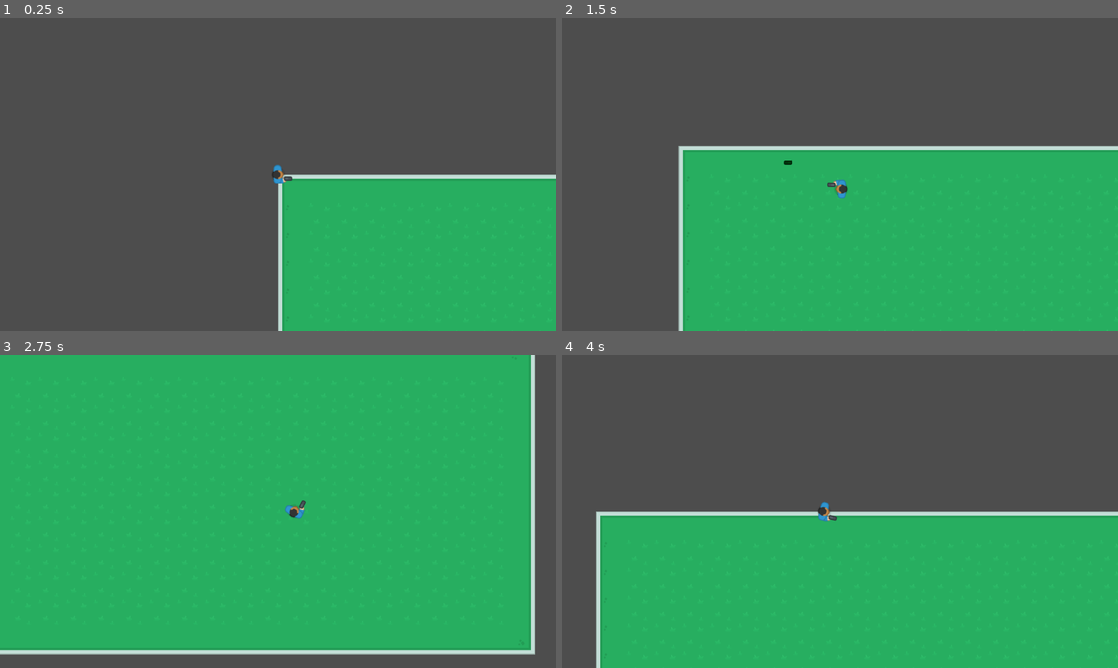
Above: before the commit, frames 1-4 (two rows, left to right).
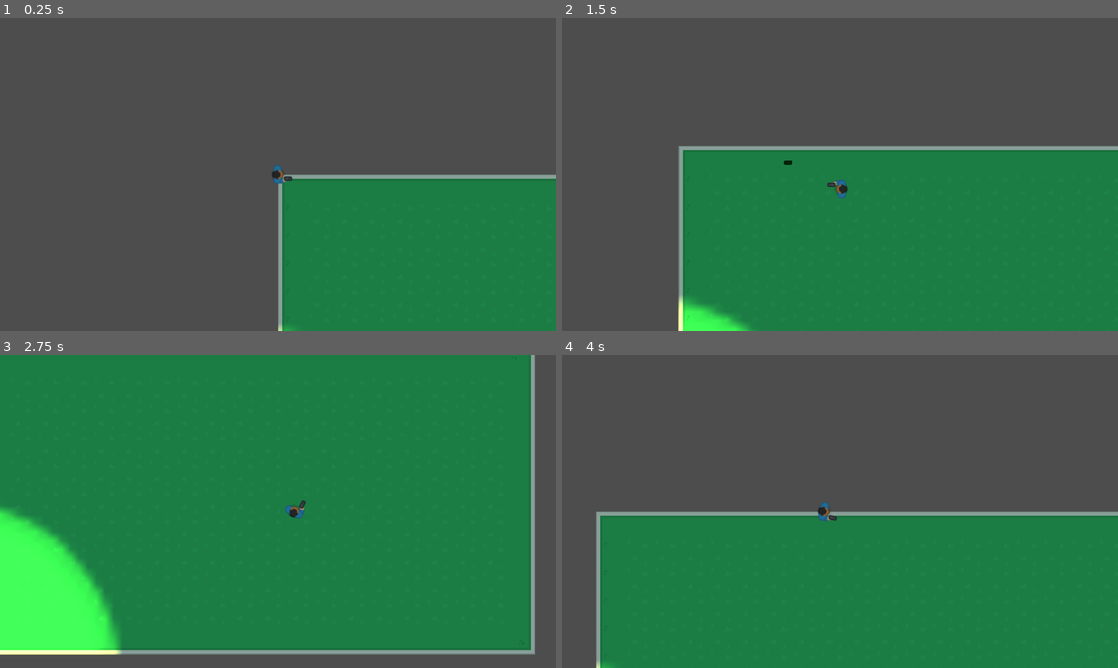
Above: after the commit, the same moments.

Repository: Suriya-K/godot_ultimate_2d_learning
Game: Godot game, scene res://scenes/levels/level.tscn
The game is run twice, just before and just after one commit, with the same random seed, the same clock (stepped at 60 frames per second) and the same inputs.
Inputs (mouse positions are in pixels of both pictures, inside the frame that each line leads up to):
- Up to frame 1 (0.25 s): no input
- Up to frame 2 (1.5 s): tap Enter at 0.5 s; move the mouse to (962, 158) at 0.52 s; press the mouse at (962, 158) at 0.53 s; hold D (right) 0.53-1.28 s; move the mouse to (728, 190) at 1.27 s; release the mouse at (728, 190) at 1.28 s; hold S (down) from 1.28 s (still down); right-click (728, 190) at 1.35 s
- Up to frame 3 (2.75 s): move the mouse to (333, 442) at 2.02 s; release S (down) at 2.03 s; press the mouse at (333, 442) at 2.03 s; hold D (right) from 2.03 s (still down)
- Up to frame 4 (4 s): move the mouse to (812, 574) at 2.77 s; release D (right) at 2.78 s; release the mouse at (812, 574) at 2.78 s; hold W (up) 2.78-3.53 s; right-click (812, 574) at 2.85 s; move the mouse to (1006, 558) at 3.52 s; press the mouse at (1006, 558) at 3.53 s; hold A (left) from 3.53 s (still down)

The runs differ from the first frame. In frame 1, 25% of the frame differs, in the area x 49-100%, y 46-100%; in frame 2, 47%; in frame 3, 92%, in the area x 0-97%, y 0-96%; in frame 4, 47%.

Commit message:
learn basic light pretty good

Diff:
--- a/scenes/houses/house_orange.tscn
+++ b/scenes/houses/house_orange.tscn
@@ -227,6 +227,9 @@
 [sub_resource type="RectangleShape2D" id="RectangleShape2D_8ji7b"]
 size = Vector2(70, 98)
 
+[sub_resource type="OccluderPolygon2D" id="OccluderPolygon2D_rpc7t"]
+polygon = PackedVector2Array(0, 704, 0, 0, 10, 0, 10, 704)
+
 [node name="house_orange" type="StaticBody2D"]
 collision_layer = 16
 script = ExtResource("1_6kefg")
@@ -254,4 +257,7 @@
 position = Vector2(35, 384)
 shape = SubResource("RectangleShape2D_8ji7b")
 
+[node name="LightOccluder2D" type="LightOccluder2D" parent="."]
+occluder = SubResource("OccluderPolygon2D_rpc7t")
+
 [connection signal="body_entered" from="Area2D" to="." method="_on_area_2d_body_entered"]
--- a/scenes/levels/level.tscn
+++ b/scenes/levels/level.tscn
@@ -1,10 +1,11 @@
-[gd_scene load_steps=8 format=3 uid="uid://w21li621gbot"]
+[gd_scene load_steps=9 format=3 uid="uid://w21li621gbot"]
 
 [ext_resource type="Script" path="res://scrpits/levels/level.gd" id="1_l45s5"]
 [ext_resource type="PackedScene" uid="uid://cpsxvbes0mplg" path="res://scenes/players/player.tscn" id="1_q8ttg"]
 [ext_resource type="Texture2D" uid="uid://do8my1n3j5k86" path="res://graphics/tilesheet_complete.png" id="2_i4onc"]
 [ext_resource type="PackedScene" uid="uid://18rlg6t33ru7" path="res://scenes/houses/house_orange.tscn" id="4_nqtmi"]
 [ext_resource type="PackedScene" uid="uid://b1702i6oq2qx6" path="res://scenes/objects/fire_place.tscn" id="5_jfjjp"]
+[ext_resource type="PackedScene" uid="uid://b6seho3pbjxlt" path="res://scenes/objects/simple_light.tscn" id="6_t5syq"]
 
 [sub_resource type="TileSetAtlasSource" id="TileSetAtlasSource_r38fk"]
 texture = ExtResource("2_i4onc")
@@ -566,5 +567,13 @@
 [node name="fire_place" parent="." instance=ExtResource("5_jfjjp")]
 position = Vector2(-88, 914)
 
+[node name="simple_light" parent="." instance=ExtResource("6_t5syq")]
+position = Vector2(-80, 752)
+
+[node name="DirectionalLight2D" type="DirectionalLight2D" parent="."]
+color = Color(1, 0.941176, 0.960784, 1)
+energy = 0.3
+blend_mode = 1
+
 [connection signal="grenade" from="player" to="." method="_on_player_grenade"]
 [connection signal="laser" from="player" to="." method="_on_player_laser"]
--- /dev/null
+++ b/scenes/objects/simple_light.tscn
@@ -0,0 +1,22 @@
+[gd_scene load_steps=4 format=3 uid="uid://b6seho3pbjxlt"]
+
+[ext_resource type="Texture2D" uid="uid://bx64x5cjh7sps" path="res://graphics/Tiles/tile_342.png" id="1_164ln"]
+[ext_resource type="Texture2D" uid="uid://bhnlacxky7klu" path="res://graphics/Tiles/tile_132.png" id="2_xmyjo"]
+
+[sub_resource type="RectangleShape2D" id="RectangleShape2D_kwqrs"]
+size = Vector2(52, 52)
+
+[node name="simple_light" type="StaticBody2D"]
+
+[node name="Sprite2D" type="Sprite2D" parent="."]
+texture = ExtResource("1_164ln")
+
+[node name="CollisionShape2D" type="CollisionShape2D" parent="."]
+shape = SubResource("RectangleShape2D_kwqrs")
+
+[node name="PointLight2D" type="PointLight2D" parent="."]
+color = Color(1, 1, 0.294118, 1)
+shadow_enabled = true
+shadow_filter = 1
+texture = ExtResource("2_xmyjo")
+texture_scale = 20.0
--- a/scenes/players/player.tscn
+++ b/scenes/players/player.tscn
@@ -18,6 +18,9 @@
 scale_min = 2.0
 scale_max = 3.0
 color = Color(1, 1, 0.188235, 0.470588)
+
+[sub_resource type="OccluderPolygon2D" id="OccluderPolygon2D_jsemu"]
+polygon = PackedVector2Array(-6, 22, -11, 15, -11, 9, -14, 4, -14, -4, -12, -6, -12, -10, -11, -11, -11, -16, -6, -22, 5, -22, 9, -15, 9, -7, 14, -2, 14, 2, 11, 7, 13, 7, 15, 4, 32, 4, 34, 8, 34, 13, 31, 15, 20, 15, 17, 19, 12, 22)
 
 [node name="player" type="CharacterBody2D"]
 collision_mask = 31
@@ -56,5 +59,8 @@
 lifetime = 0.1
 one_shot = true
 
+[node name="LightOccluder2D" type="LightOccluder2D" parent="."]
+occluder = SubResource("OccluderPolygon2D_jsemu")
+
 [connection signal="timeout" from="gun_timer" to="." method="_on_gun_timer_timeout"]
 [connection signal="timeout" from="grenade_timer" to="." method="_on_grenade_timer_timeout"]
Not shown: 1 places in scenes/houses/house_orange.tscn that only renumber resources
Not shown: 1 places in scenes/players/player.tscn that only renumber resources
